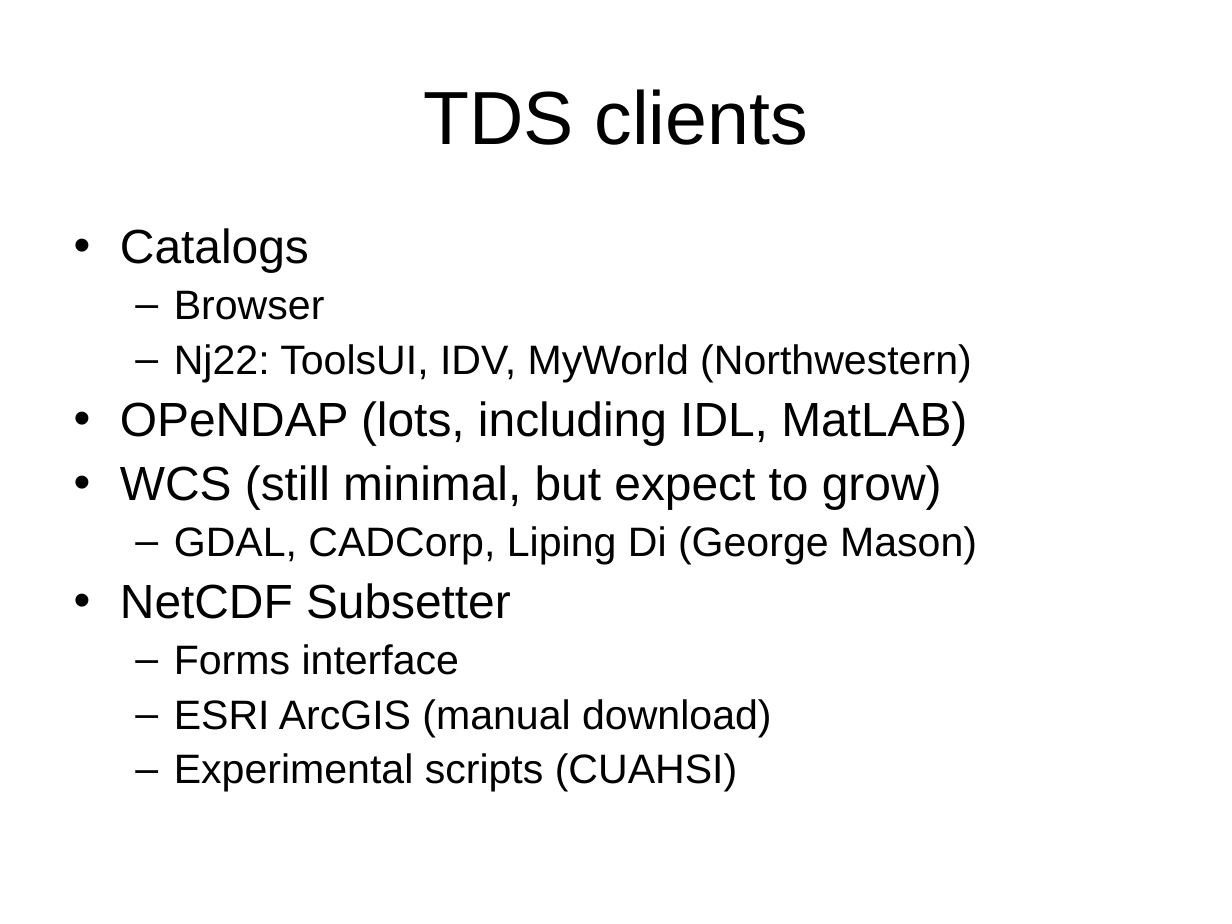
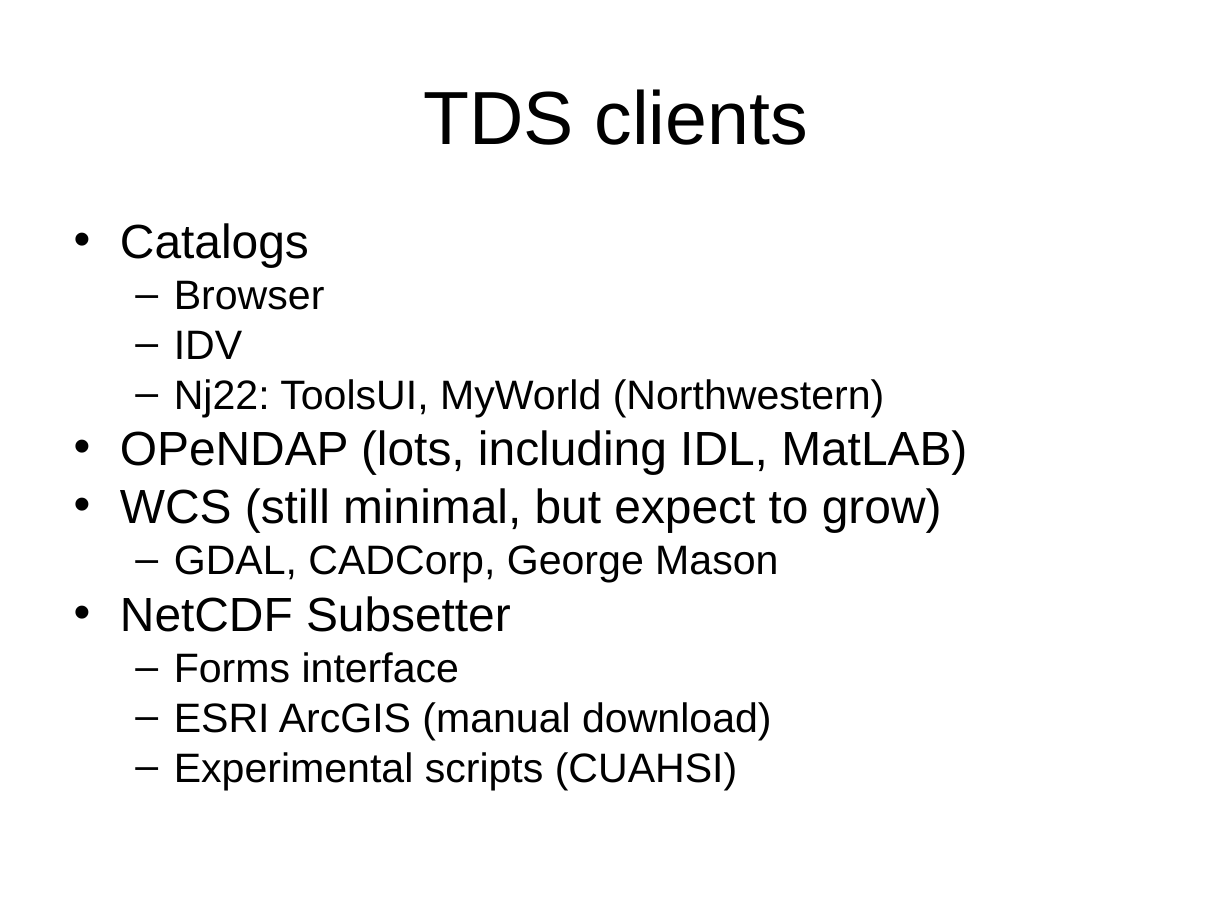
Before and after one commit to ooici-eoi/THREDDS, a slide deck: slide 24 of docs/web/thredds/tech/tutorial/TDSOverview.ppt (slide 19 before the commit). Drawn at 1232x924 pixels with LibreOffice and Linux fonts; fonts in the diff are those of the drawing; background and template pictures are left out. Boxes give left, top, right and bottom in pixels: in the first picture for what was removed or moved away, otherwise in the second. Text is boxed around its words. In the diff, an @@ line names an element or a change of style, - is before the commit and + after.

```diff
--- a/docs/web/thredds/tech/tutorial/TDSOverview.ppt
+++ b/docs/web/thredds/tech/tutorial/TDSOverview.ppt
@@ text at (x1=120, y1=223, x2=967, y2=790): line spacing 0.9 to 0.8 @@
@@ text at (x1=174, y1=330, x2=885, y2=417): text changed @@
-  – Nj22: ToolsUI, IDV, MyWorld (Northwestern)
+  – IDV
+  – Nj22: ToolsUI, MyWorld (Northwestern)
@@ text at (x1=174, y1=545, x2=778, y2=583): text changed @@
-  – GDAL, CADCorp, Liping Di (George Mason)
+  – GDAL, CADCorp, George Mason
```
Also in this commit, not shown: 8 other slides changed, 6 slides added, 8 other files.
